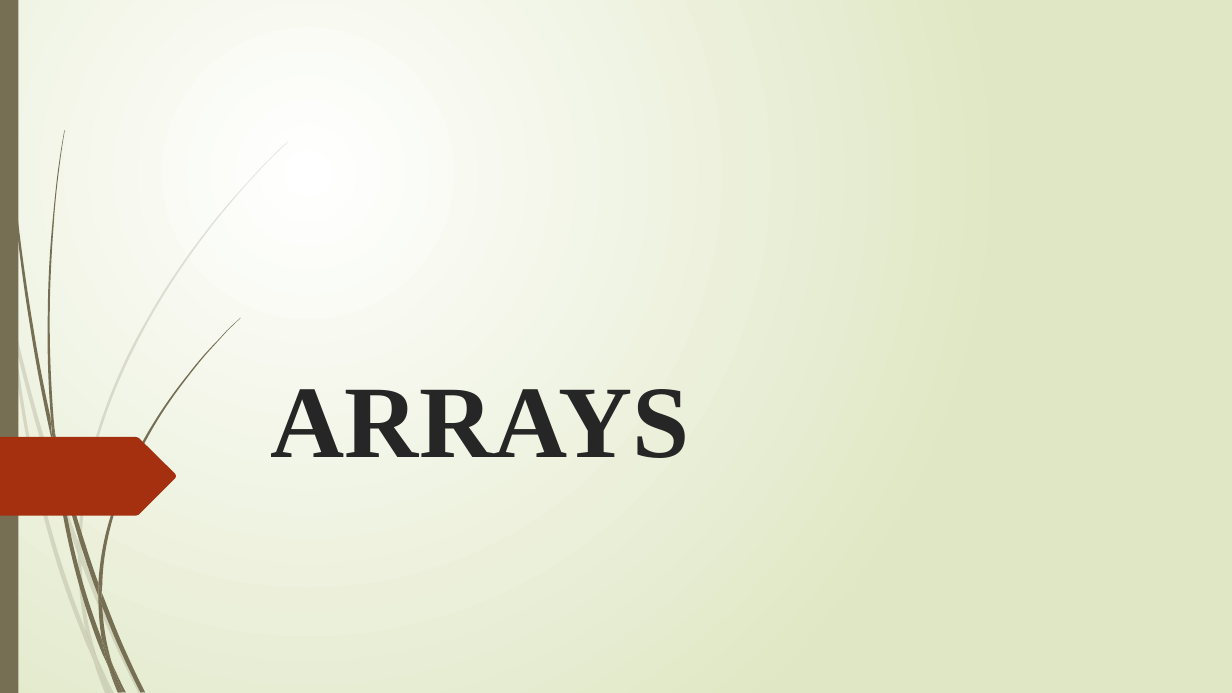
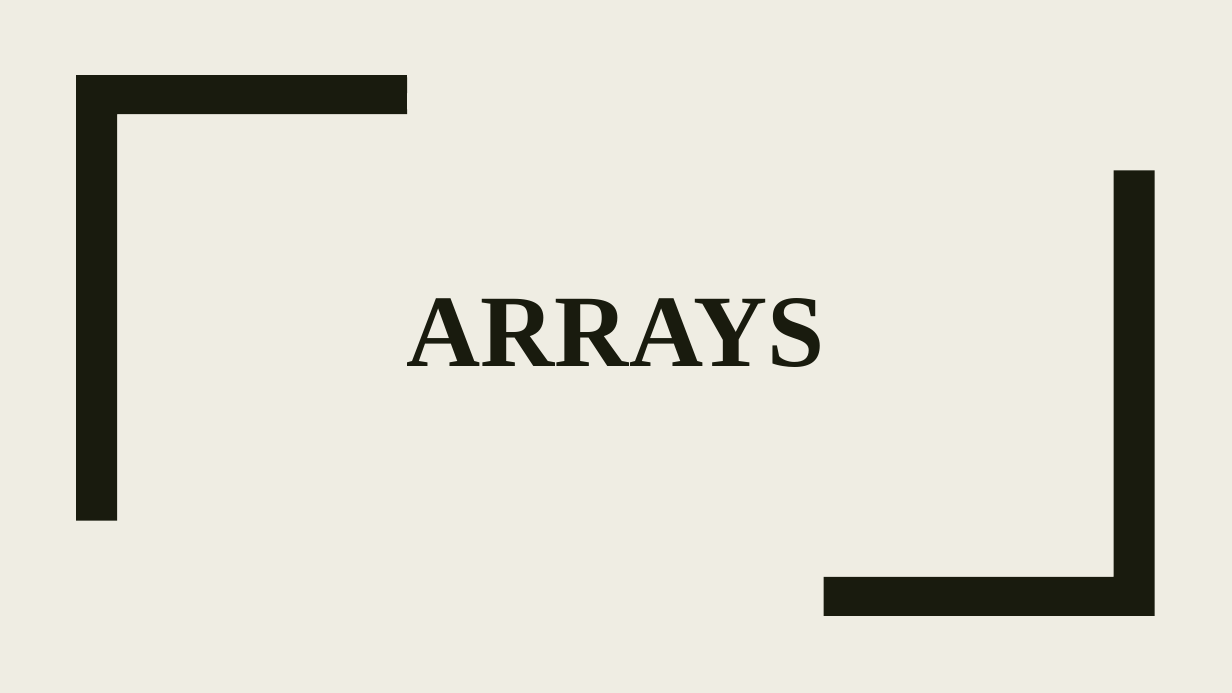
Before and after one commit to Adarsha-1/Group-6, a slide deck: slide 1 of arraysnew.pptx. Drawn at 1232x693 pixels with LibreOffice and Linux fonts; fonts in the diff are those of the drawing. Boxes give left, top, right and bottom in pixels: in the first picture for what was removed or moved away, otherwise in the second. Text is boxed around its words. In the diff, an @@ line names an element or a change of style, - is before the commit and + after.

```diff
--- a/arraysnew.pptx
+++ b/arraysnew.pptx
@@ background gradient #FFFFFF to #DFE8C4 to #EFEDE3 @@
@@ rectangle removed at (0,0,18,693) @@
@@ freeform shape: place and size @@
-freeform shape at (79,141,288,551)
+freeform shape at (76,75,407,520)
@@ freeform shape at (76,75,407,520): fill #766F54 at 20% opacity to #191B0E @@
@@ freeform shape added at (824,170,1155,616), fill #191B0E @@
@@ title "ARRAYS": place and size @@
-title "ARRAYS" at (271,389,689,458)
+title "ARRAYS" at (407,298,825,367)
@@ title "ARRAYS" at (407,298,825,367): text colour #262626 to #191B0E; alignment left to centre; line spacing 1 to 0.89 @@
@@ freeform shape removed at (0,437,177,516) @@
@@ group removed at (0,261,143,693): 9 freeform shapes @@
@@ group removed at (3,0,240,693): 12 freeform shapes @@
```
Also in this commit, not shown: 15 other slides changed.
